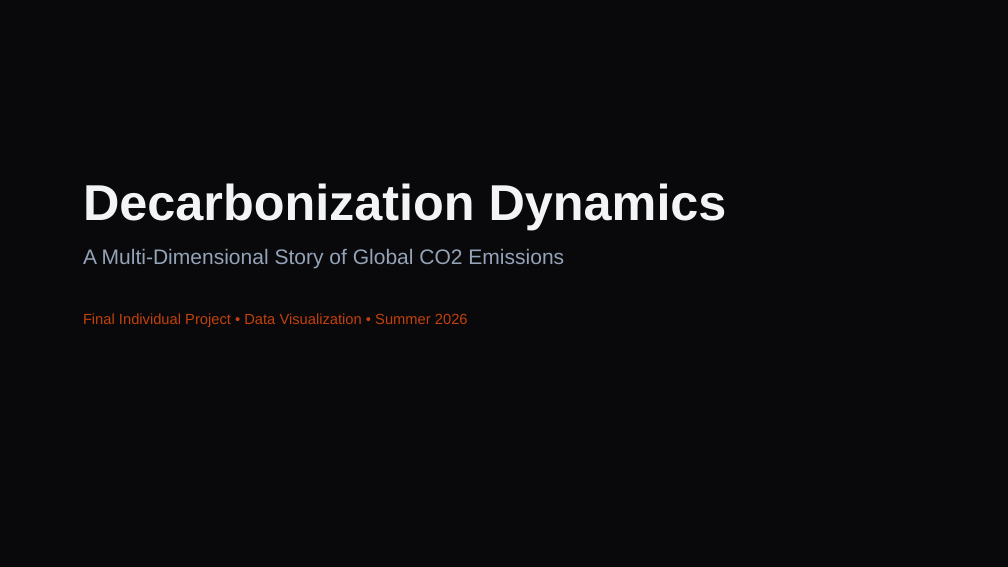
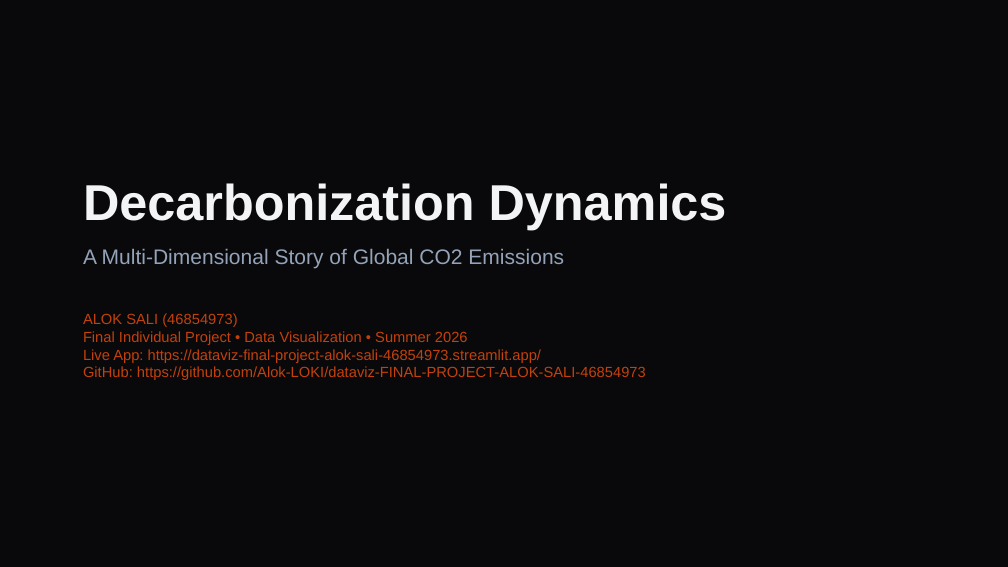
Before and after one commit to Alok-LOKI/dataviz-FINAL-PROJECT-ALOK-SALI-46854973, a slide deck: slide 1 of presentation.pptx. Drawn at 1008x567 pixels with LibreOffice and Linux fonts; fonts in the diff are those of the drawing. Boxes give left, top, right and bottom in pixels: in the first picture for what was removed or moved away, otherwise in the second. Text is boxed around its words. In the diff, an @@ line names an element or a change of style, - is before the commit and + after.

Commit message:
Update PPT with links and add README.md

```diff
--- a/presentation.pptx
+++ b/presentation.pptx
@@ text at [83, 313, 646, 380]: text changed @@
-Final Individual Project • Data Visualization • Summer 2026
+ALOK SALI (46854973)
+Final Individual Project • Data Visualization • Summer 2026
+Live App: https://dataviz-final-project-alok-sali-46854973.streamlit.app/
+GitHub: https://github.com/Alok-LOKI/dataviz-FINAL-PROJECT-ALOK-SALI-46854973
```
Also in this commit, not shown: 5 other files.
